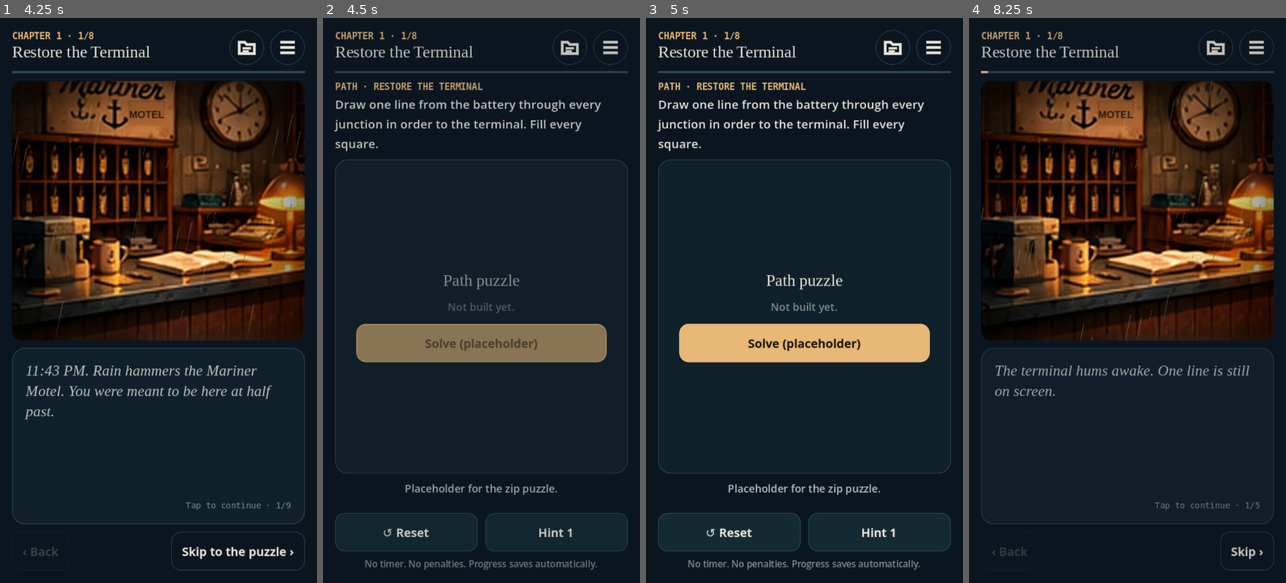
Above: before the commit, frames 1-4 (left to right).
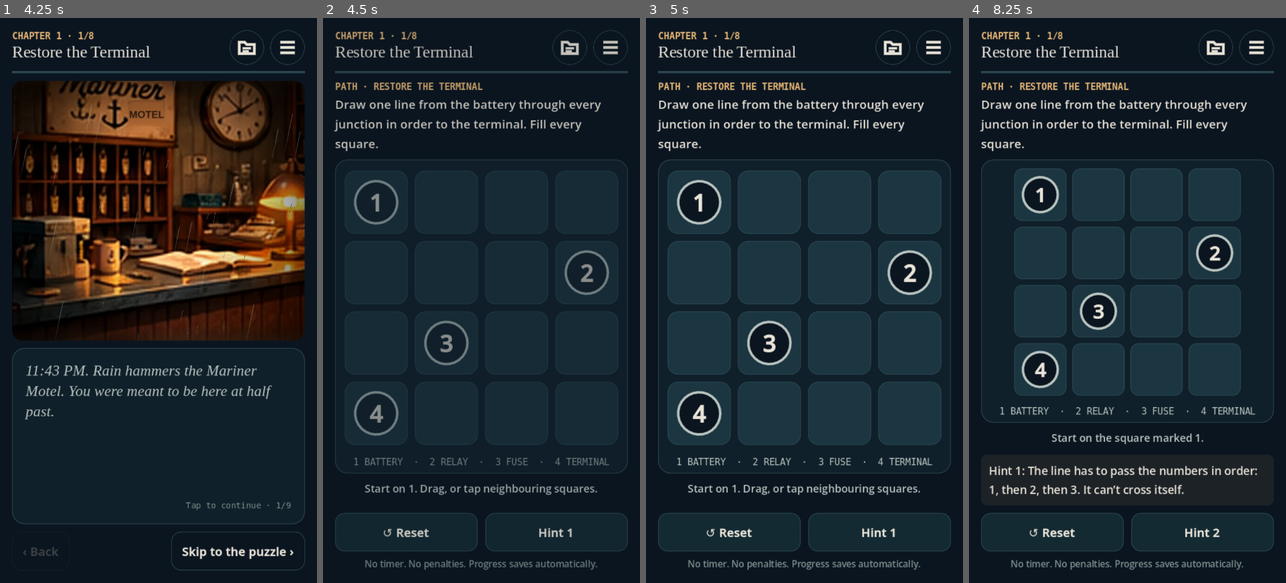
Above: after the commit, the same moments.

Repository: kavemankai/Mobileshai
Game: Godot game, scene res://main.tscn
Two runs of this game, one before a commit and one after it. Both use one fixed random seed, a clock stepped at 60 frames per second and the inputs below.
Inputs (mouse positions are in pixels of both pictures, inside the frame that each line leads up to):
- Up to frame 1 (4.25 s): tap Enter at 0.5, 0.6 s; move the mouse to (228, 272) at 0.52 s; hold Right 0.53-1.25 s; click (228, 272) at 0.67 s; tap Space at 0.77 s; click "Begin your shift" at 1.25 s; click (158, 498) at 2.02 s; type "12" at 2.1 s; click "Start the shift" at 2.75 s; drag from (158, 300) to (142, 413) at 3.52 s
- Up to frame 2 (4.5 s): click "Skip to the puzzle ›" at 4.25 s
- Up to frame 3 (5 s): no input
- Up to frame 4 (8.25 s): click (1216, 46) at 5.02 s; click (1257, 46) at 5.77 s; click (1127, 345) at 6.5 s, where only the run before the commit has a clickable "Solve (placeholder)"; click "Hint 1" at 7.25 s; click (1127, 368) at 8 s, where only the run before the commit has a clickable "Continue"

Frame 1 is identical in both runs. In frame 2, 7.5% of the frame differs, in the area x 9-91%, y 28-85%; in frame 3, 9.6%; in frame 4, 51%, in the area x 3-97%, y 2-98%.

Commit message:
Godot M2: animated Path puzzle, model test, puzzle driver

Diff:
--- a/godot/scripts/autoload/qa.gd
+++ b/godot/scripts/autoload/qa.gd
@@ -80,3 +80,10 @@
 		res.append({"id": String(c.get_meta("qa")), "x": r.position.x / dpr, "y": r.position.y / dpr, "w": r.size.x / dpr, "h": r.size.y / dpr,
 			"disabled": (c is BaseButton and c.disabled)})
 	return res
+
+
+## A point inside a control, in CSS pixels, for a test to click.
+func css(c: Control, local: Vector2) -> Array:
+	var dpr := float(JavaScriptBridge.eval("window.devicePixelRatio || 1")) if OS.has_feature("web") else 1.0
+	var p := get_tree().root.get_final_transform() * c.get_global_transform_with_canvas() * local
+	return [p.x / dpr, p.y / dpr]
--- a/godot/scripts/puzzles/factory.gd
+++ b/godot/scripts/puzzles/factory.gd
@@ -8,11 +8,8 @@
 	"tilt": "Maze", "box": "Mechanism", "room": "Explore",
 }
 
-## Filled in as each puzzle is built. Anything missing falls back to the placeholder.
-const SCRIPTS := {}
-
-
+## Add a case here as each puzzle is built. Anything missing falls back to the placeholder.
 static func make(kind: String) -> PuzzleBase:
-	if SCRIPTS.has(kind):
-		return SCRIPTS[kind].new()
+	match kind:
+		"zip": return ZipPuzzle.new()
 	return PlaceholderPuzzle.new()
--- /dev/null
+++ b/godot/scripts/puzzles/models/zip_model.gd
@@ -0,0 +1,68 @@
+class_name ZipModel
+extends RefCounted
+## Rules of the Path puzzle. No nodes, so it can be tested without a window.
+
+var rows := 0
+var cols := 0
+var open: Array = []          # bool per cell
+var mark_at := {}             # cell -> mark order (0-based)
+var mark_count := 0
+var solution: Array = []
+var open_count := 0
+
+
+static func from_def(def: Dictionary) -> ZipModel:
+	var m := ZipModel.new()
+	m.rows = int(def["rows"])
+	m.cols = int(def["cols"])
+	var r := int(def["start"][0])
+	var c := int(def["start"][1])
+	m.solution = [r * m.cols + c]
+	var step := {"U": Vector2i(-1, 0), "D": Vector2i(1, 0), "L": Vector2i(0, -1), "R": Vector2i(0, 1)}
+	for ch in String(def["moves"]):
+		r += step[ch].x
+		c += step[ch].y
+		assert(r >= 0 and c >= 0 and r < m.rows and c < m.cols, "zip path leaves grid")
+		var i := r * m.cols + c
+		assert(not m.solution.has(i), "zip path revisits a cell")
+		m.solution.append(i)
+	for i in m.rows * m.cols:
+		m.open.append(m.solution.has(i))
+	m.open_count = m.solution.size()
+	var order := 0
+	for idx in def["marks"]:
+		m.mark_at[m.solution[int(idx)]] = order
+		order += 1
+	m.mark_count = order
+	return m
+
+
+func adjacent(a: int, b: int) -> bool:
+	return absi(a / cols - b / cols) + absi(a % cols - b % cols) == 1
+
+
+func reached(path: Array) -> int:
+	var n := 0
+	for i in path:
+		if mark_at.has(i):
+			n += 1
+	return n
+
+
+func can_extend(path: Array, next: int) -> bool:
+	if not open[next] or path.has(next):
+		return false
+	if path.is_empty():
+		return mark_at.get(next, -1) == 0
+	if not adjacent(path[-1], next):
+		return false
+	var mk: int = mark_at.get(next, -1)
+	if mk != -1 and mk != reached(path):
+		return false
+	if mk == mark_count - 1 and path.size() + 1 != open_count:
+		return false
+	return true
+
+
+func solved(path: Array) -> bool:
+	return path.size() == open_count and mark_at.get(path[-1], -1) == mark_count - 1
--- /dev/null
+++ b/godot/scripts/puzzles/zip_puzzle.gd
@@ -0,0 +1,248 @@
+class_name ZipPuzzle
+extends PuzzleBase
+## Path: one line through the numbers in order, covering every open square.
+## The line glides after the finger, retracts when you back up, and lights up end to end on a solve.
+
+var m: ZipModel
+var _board: ZipBoard
+var _legend: Label
+
+
+func build() -> void:
+	m = ZipModel.from_def(def)
+	var col := UI.vbox(8)
+	col.set_anchors_preset(Control.PRESET_FULL_RECT)
+	add_child(col)
+	_board = ZipBoard.new(self, m, def)
+	_board.size_flags_vertical = Control.SIZE_EXPAND_FILL
+	_board.size_flags_horizontal = Control.SIZE_EXPAND_FILL
+	col.add_child(_board)
+	if def.has("markLabels"):
+		var parts := []
+		for k in def["markLabels"].size():
+			parts.append("%d %s" % [k + 1, def["markLabels"][k]])
+		_legend = UI.label("  ·  ".join(parts), 12, UI.INK2, "mono", HORIZONTAL_ALIGNMENT_CENTER)
+		col.add_child(_legend)
+	if def.has("wallLabels"):
+		var seen := {}
+		for k in def["wallLabels"]:
+			seen[String(def["wallLabels"][k]).to_lower()] = true
+		col.add_child(UI.label("Blocked: " + ", ".join(seen.keys()), 12, UI.MUTE, "mono", HORIZONTAL_ALIGNMENT_CENTER))
+	UI.qa(_board, "zip.board")
+	_update_status()
+
+
+func _update_status() -> void:
+	var p := _board.path
+	if p.is_empty():
+		say("Start on 1. Drag, or tap neighbouring squares.")
+	else:
+		say("%d of %d squares · next number: %d" % [p.size(), m.open_count, mini(m.reached(p) + 1, m.mark_count)])
+
+
+func qa_state() -> Dictionary:
+	var cells := []
+	var b := _board
+	for i in m.rows * m.cols:
+		var r := b.cell_rect(i)
+		var gp: Array = QA.css(b, r.get_center())
+		cells.append([i, gp[0], gp[1]])
+	return {"kind": "zip", "path": _board.path.duplicate(), "solution": m.solution.duplicate(), "cells": cells,
+		"cell_size": b.cell_size, "done": is_done()}
+
+
+## The board: custom-drawn so the trail, glow and cell pops are all driven by one set of tweened values.
+class ZipBoard extends Control:
+	var owner_p: ZipPuzzle
+	var m: ZipModel
+	var def: Dictionary
+	var path: Array = []
+	var cell_size := 40.0
+	var origin := Vector2.ZERO
+	var pop: Array = []         # 0..1 per cell, scale-in of a cell as the line enters it
+	var head := Vector2.ZERO    # smoothed head of the line, in board space
+	var head_tw: Tween
+	var flash := -1.0           # solve wave position along the path
+	var pulse := 0.0
+	var _dragging := false
+	var _solved := false
+	var _num_font: Font
+
+	func _init(o: ZipPuzzle, model: ZipModel, d: Dictionary) -> void:
+		owner_p = o
+		m = model
+		def = d
+		mouse_filter = Control.MOUSE_FILTER_STOP
+		clip_contents = false
+		pop.resize(m.rows * m.cols)
+		pop.fill(0.0)
+		_num_font = UI.font("sans_bold")
+		resized.connect(_relayout)
+		focus_mode = Control.FOCUS_NONE
+
+	func _ready() -> void:
+		_relayout()
+		if Fx.motion():
+			var tw := create_tween().set_loops()
+			tw.tween_property(self, "pulse", 1.0, 0.9).set_trans(Tween.TRANS_SINE)
+			tw.tween_property(self, "pulse", 0.0, 0.9).set_trans(Tween.TRANS_SINE)
+
+	func _process(_d: float) -> void:
+		queue_redraw()
+
+	func _relayout() -> void:
+		cell_size = floorf(minf(size.x / m.cols, size.y / m.rows))
+		var bs := Vector2(cell_size * m.cols, cell_size * m.rows)
+		origin = ((size - bs) / 2.0).floor()
+		if not path.is_empty():
+			head = center_of(path[-1])
+
+	func cell_rect(i: int) -> Rect2:
+		return Rect2(origin + Vector2(i % m.cols, i / m.cols) * cell_size, Vector2(cell_size, cell_size))
+
+	func center_of(i: int) -> Vector2:
+		return cell_rect(i).get_center()
+
+	func _cell_at(p: Vector2) -> int:
+		var q := (p - origin) / cell_size
+		if q.x < 0 or q.y < 0 or q.x >= m.cols or q.y >= m.rows:
+			return -1
+		return int(q.y) * m.cols + int(q.x)
+
+	func _gui_input(e: InputEvent) -> void:
+		if _solved:
+			return
+		if e is InputEventMouseButton and e.button_index == MOUSE_BUTTON_LEFT:
+			if e.pressed:
+				var i := _cell_at(e.position)
+				if i < 0:
+					return
+				_dragging = true
+				if not path.is_empty() and i == path[-1]:
+					return
+				_touch(i, false)
+			else:
+				_dragging = false
+		elif e is InputEventMouseMotion and _dragging:
+			var i := _cell_at(e.position)
+			if i < 0 or (not path.is_empty() and i == path[-1]):
+				return
+			_touch(i, true)
+
+	func _move_head(to: Vector2) -> void:
+		if head_tw:
+			head_tw.kill()
+		if not Fx.motion():
+			head = to
+			return
+		head_tw = create_tween()
+		head_tw.tween_property(self, "head", to, 0.11).set_trans(Tween.TRANS_QUAD).set_ease(Tween.EASE_OUT)
+
+	func _pop_cell(i: int) -> void:
+		if not Fx.motion():
+			pop[i] = 1.0
+			return
+		pop[i] = 0.0
+		var tw := create_tween()
+		tw.tween_method(func(v: float) -> void: pop[i] = v, 0.0, 1.0, 0.28).set_trans(Tween.TRANS_BACK).set_ease(Tween.EASE_OUT)
+
+	func _touch(i: int, from_drag: bool) -> void:
+		var at := path.find(i)
+		if at >= 0:
+			if from_drag and at == path.size() - 2:
+				var gone: int = path.pop_back()
+				pop[gone] = 0.0
+				owner_p.sfx("tap")
+				_move_head(center_of(path[-1]))
+			elif not from_drag:
+				for k in range(at + 1, path.size()):
+					pop[path[k]] = 0.0
+				path = path.slice(0, at + 1)
+				owner_p.sfx("tap")
+				_move_head(center_of(path[-1]))
+			owner_p._update_status()
+			return
+		if m.can_extend(path, i):
+			if path.is_empty():
+				head = center_of(i)
+			path.append(i)
+			_pop_cell(i)
+			_move_head(center_of(i))
+			owner_p.sfx("click" if m.mark_at.has(i) else "tap", 0.04)
+			owner_p.haptic(8 if m.mark_at.has(i) else 4)
+			if m.mark_at.has(i):
+				Fx.burst(self, center_of(i), UI.AMBER2, 8, 110.0, 3.0)
+			owner_p._update_status()
+			if m.solved(path):
+				_win()
+		elif not from_drag:
+			if path.is_empty():
+				owner_p.say("Start on the square marked 1.")
+			elif m.mark_at.has(i):
+				owner_p.say("Numbers have to be reached in order, and the last number ends the line.")
+			owner_p.sfx("invalid")
+			if m.open[i] or m.mark_at.has(i):
+				Fx.shake(self, 4.0, 0.2)
+
+	func _win() -> void:
+		_solved = true
+		owner_p.sfx("power")
+		owner_p.haptic(30)
+		if Fx.motion():
+			var n := path.size()
+			var tw := create_tween()
+			tw.tween_method(func(v: float) -> void: flash = v, 0.0, float(n) + 3.0, 0.9)
+			tw.tween_callback(func() -> void:
+				Fx.burst(self, center_of(path[-1]), UI.AMBER2, 36, 320.0, 5.0))
+		owner_p.finish(1300 if Fx.motion() else 300)
+
+	func _draw() -> void:
+		if cell_size < 8.0:
+			return
+		var r := cell_size * 0.14
+		var solved_glow := 0.0
+		if _solved:
+			solved_glow = 1.0
+		for i in m.rows * m.cols:
+			var rect := cell_rect(i).grow(-cell_size * 0.05)
+			if not m.open[i]:
+				draw_rect(rect, Color(UI.BG, 0.0), false)
+				continue
+			var idx := path.find(i)
+			var on := idx >= 0
+			var base := UI.PANEL2 if not on else UI.PANEL2.lerp(UI.AMBER, 0.28 * float(pop[i]))
+			var s := 1.0 if not on else 1.0 + 0.06 * sin(PI * clampf(float(pop[i]), 0.0, 1.0))
+			var rr := Rect2(rect.get_center() - rect.size * s / 2.0, rect.size * s)
+			var fl := 0.0
+			if flash >= 0.0 and on:
+				fl = clampf(1.0 - absf(float(idx) - flash) / 3.0, 0.0, 1.0)
+			draw_style_box(UI.flat(base.lerp(UI.AMBER2, fl * 0.7), r, UI.LINE.lerp(UI.AMBER, 0.6 if on else 0.0), 1), rr)
+		# the trail
+		if path.size() >= 1:
+			var pts := PackedVector2Array()
+			for k in path.size() - 1:
+				pts.append(center_of(path[k]))
+			pts.append(head if Fx.motion() else center_of(path[-1]))
+			var w := cell_size * 0.3
+			var col := UI.AMBER2 if not _solved else UI.AMBER2.lerp(Color.WHITE, 0.25)
+			if pts.size() > 1:
+				draw_polyline(pts, Color(col, 0.16 + 0.08 * pulse), w * 1.9, true)
+				draw_polyline(pts, Color(col, 0.9), w, true)
+				draw_polyline(pts, Color(1, 1, 1, 0.28), w * 0.32, true)
+				for p in pts:
+					draw_circle(p, w * 0.5, Color(col, 0.9))
+			var hp: Vector2 = pts[-1]
+			draw_circle(hp, w * (0.62 + 0.1 * pulse), Color(UI.AMBER2, 0.35))
+			draw_circle(hp, w * 0.42, Color("fff3d2"))
+		# numbers
+		for i in m.mark_at:
+			var c := center_of(i)
+			var k: int = m.mark_at[i]
+			var reached := path.has(i)
+			var rad := cell_size * 0.3
+			draw_circle(c, rad, UI.DARK_INK if reached else UI.BG)
+			draw_arc(c, rad, 0.0, TAU, 28, UI.AMBER2 if reached else UI.INK2, 2.0, true)
+			var txt := str(k + 1)
+			var fsz := int(cell_size * 0.34)
+			var ts := _num_font.get_string_size(txt, HORIZONTAL_ALIGNMENT_LEFT, -1, fsz)
+			draw_string(_num_font, c + Vector2(-ts.x / 2.0, ts.y * 0.28), txt, HORIZONTAL_ALIGNMENT_LEFT, -1, fsz, UI.AMBER2 if reached else UI.INK)
--- /dev/null
+++ b/godot/tests/test_models.gd
@@ -0,0 +1,35 @@
+extends SceneTree
+## Headless rule tests: godot --headless --path godot --script res://tests/test_models.gd
+
+var fails := 0
+
+
+func _init() -> void:
+	var data = JSON.parse_string(FileAccess.get_file_as_string("res://data/levels.json"))
+	var levels: Array = data["levels"]
+	test_zip(levels)
+	print("model tests: %s" % ("ALL PASS" if fails == 0 else "%d FAILED" % fails))
+	quit(1 if fails else 0)
+
+
+func check(ok: bool, msg: String) -> void:
+	if not ok:
+		fails += 1
+		printerr("FAIL: " + msg)
+
+
+func test_zip(levels: Array) -> void:
+	var n := 0
+	for i in levels.size():
+		var d: Dictionary = levels[i]["puzzle"]
+		if d["kind"] != "zip":
+			continue
+		n += 1
+		var m := ZipModel.from_def(d)
+		var path := []
+		for c in m.solution:
+			check(m.can_extend(path, c), "zip level %d: solution step %d refused" % [i, path.size()])
+			path.append(c)
+		check(m.solved(path), "zip level %d: solution not solved" % i)
+		check(not m.can_extend([], m.solution[1]), "zip level %d: must start on 1" % i)
+	check(n > 0, "no zip levels")
Not shown, added: godot/scripts/puzzles/models/zip_model.gd.uid
Not shown, added: godot/scripts/puzzles/zip_puzzle.gd.uid
Not shown, added: godot/tests/test_models.gd.uid
